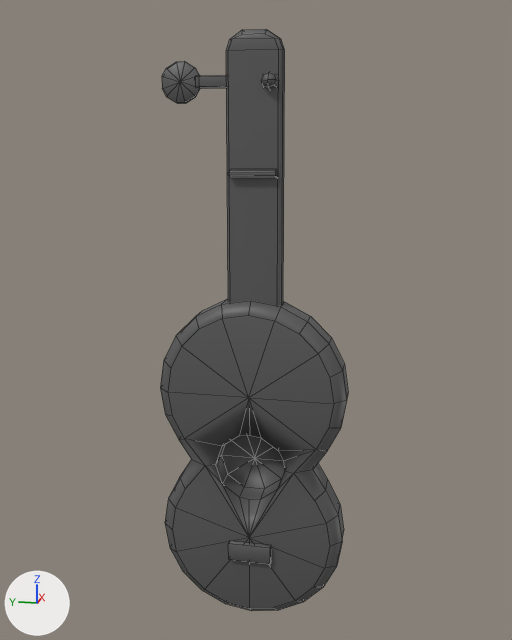
The FBX model VANHASSEL_CLARA/MESHES/SM_guitare.fbx: old version first, new version second.
Camera for both pictures: a camera (50 mm lens) standing at (-1.201, -0.245, 0.349) and looking at (0.011, -0.003, 0.046). Every picture has the same lights, and +X, +Y and +Z are marked at lower left. Mesh edges are drawn as thin lines. Where no turn or scale is listed for an object, it has been applied to the vertices. Vertices at the same position are counted once.

Objects in the first picture: 'SM_guitare'.
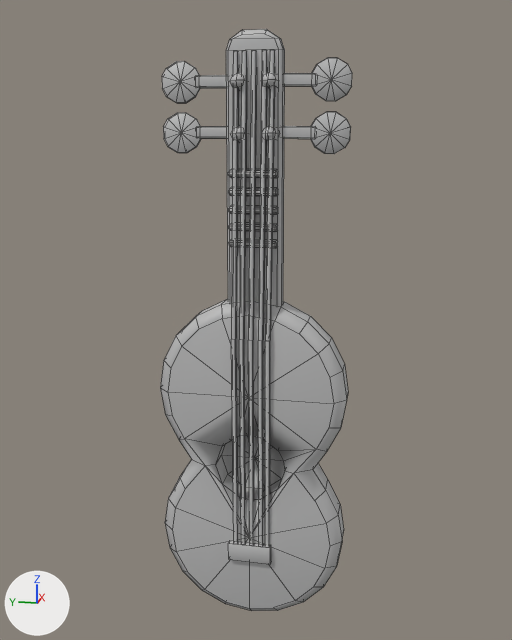
The newer file is also turned or shifted as a whole; pictures and numbers use the older file's frame.

Where the change shows, as pixel boxes (x1, y1, x2, y2) in the pictures (512 x 640 px):
'SM_guitare', reshaped: before (160, 29, 348, 611); after (160, 29, 352, 611)
part 1 of me_mesh, added: after (311, 58, 352, 101)
part 2 of me_mesh, added: after (283, 73, 315, 86)
part 3 of me_mesh, added: after (163, 113, 201, 153)
part 4 of me_mesh, added: after (197, 126, 227, 139)
part 5 of me_mesh, added: after (311, 112, 351, 154)
part 6 of me_mesh, added: after (283, 126, 314, 139)
part 7 of me_mesh, added: after (229, 187, 278, 196)
part 8 of me_mesh, added: after (230, 72, 247, 90)
part 9 of me_mesh, added: after (230, 125, 248, 142)
part 10 of me_mesh, added: after (229, 239, 278, 248)
part 11 of me_mesh, added: after (229, 223, 278, 232)
part 12 of me_mesh, added: after (261, 125, 279, 141)
part 13 of me_mesh, added: after (229, 205, 278, 215)
part 14 of me_mesh, added: after (231, 50, 275, 546)
part 15 of me_mesh, recoloured: (160, 61, 348, 611) in both

What changed in the scene script:
```text
Add mat_texture:
    mat_texture = principled_material('TEXTURE')
    mat_texture.base_color = (0.5, 0.5, 0.5)  # grey #bcbcbc
Change me_mesh:
    remove me_mesh.from_pydata(...)  # 284 vertices, 304 faces; spans x -0.047..0.047, y -0.171..0.171, z -0.53..0.53
    add me_mesh.from_pydata(...)  # 625 vertices, 639 faces; spans x -0.049..0.047, y -0.171..0.171, z -0.53..0.53
    me_mesh part 1: the loose piece of 26 vertices spanning x -0.009..0.002, y 0.089..0.154, z 0.418..0.484 is copied, and the copy is turned -178.7 degrees about the x axis through its middle, then moved by (0.0, -0.251, 0.0), in mat_texture (grey #bcbcbc); it spans x -0.009..0.002, y -0.162..-0.097, z 0.419..0.485
    me_mesh part 2: the loose piece of 24 vertices spanning x -0.006..0.003, y 0.015..0.099, z 0.442..0.462 is copied, and the copy is turned -178.7 degrees about the x axis through its middle, then moved by (0.0, -0.121, 0.001), in mat_texture (grey #bcbcbc); it spans x -0.006..0.003, y -0.107..-0.022, z 0.442..0.464
    me_mesh part 3: the loose piece of 26 vertices spanning x -0.009..0.002, y 0.089..0.154, z 0.418..0.484 is copied, and the copy is moved by (0.0, 0.0, -0.081), in mat_texture (grey #bcbcbc); it spans x -0.009..0.002, y 0.089..0.154, z 0.337..0.403
    me_mesh part 4: the loose piece of 24 vertices spanning x -0.006..0.003, y 0.015..0.099, z 0.442..0.462 is copied, and the copy is moved by (0.0, 0.0, -0.081), in mat_texture (grey #bcbcbc); it spans x -0.006..0.003, y 0.015..0.099, z 0.36..0.38
    me_mesh part 5: the loose piece of 26 vertices spanning x -0.009..0.002, y 0.089..0.154, z 0.418..0.484 is copied, and the copy is turned -178.7 degrees about the x axis through its middle, then moved by (0.0, -0.251, -0.082), in mat_texture (grey #bcbcbc); it spans x -0.009..0.002, y -0.162..-0.097, z 0.336..0.402
    me_mesh part 6: the loose piece of 24 vertices spanning x -0.006..0.003, y 0.015..0.099, z 0.442..0.462 is copied, and the copy is turned -178.7 degrees about the x axis through its middle, then moved by (0.0, -0.121, -0.081), in mat_texture (grey #bcbcbc); it spans x -0.006..0.003, y -0.107..-0.023, z 0.359..0.381
    me_mesh part 7: the loose piece of 20 vertices spanning x -0.027..-0.014, y -0.046..0.037, z 0.296..0.311 is copied, and the copy is moved by (0.0, 0.0, -0.03), in mat_texture (grey #bcbcbc); it spans x -0.027..-0.014, y -0.046..0.037, z 0.267..0.281
    me_mesh part 8: the loose piece of 17 vertices spanning x -0.034..-0.009, y -0.047..-0.015, z 0.436..0.465 is copied, and the copy is moved by (0.0, 0.051, 0.0), in mat_texture (grey #bcbcbc); it spans x -0.034..-0.009, y 0.005..0.036, z 0.436..0.465
    me_mesh part 9: the loose piece of 17 vertices spanning x -0.034..-0.009, y -0.047..-0.015, z 0.436..0.465 is copied, and the copy is moved by (0.0, 0.051, -0.083), in mat_texture (grey #bcbcbc); it spans x -0.034..-0.009, y 0.005..0.036, z 0.353..0.383
    me_mesh part 10: the loose piece of 20 vertices spanning x -0.027..-0.014, y -0.046..0.037, z 0.296..0.311 is copied, and the copy is moved by (0.0, 0.0, -0.117), in mat_texture (grey #bcbcbc); it spans x -0.027..-0.014, y -0.046..0.037, z 0.179..0.194
    me_mesh part 11: the loose piece of 20 vertices spanning x -0.027..-0.014, y -0.046..0.037, z 0.296..0.311 is copied, and the copy is moved by (0.0, 0.0, -0.089), in mat_texture (grey #bcbcbc); it spans x -0.027..-0.014, y -0.046..0.037, z 0.207..0.221
    me_mesh part 12: the loose piece of 17 vertices spanning x -0.034..-0.009, y -0.047..-0.015, z 0.436..0.465 is copied, and the copy is moved by (0.0, -0.001, -0.083), in mat_texture (grey #bcbcbc); it spans x -0.034..-0.009, y -0.047..-0.016, z 0.353..0.383
    me_mesh part 13: the loose piece of 20 vertices spanning x -0.027..-0.014, y -0.046..0.037, z 0.296..0.311 is copied, and the copy is moved by (0.0, 0.0, -0.06), in mat_texture (grey #bcbcbc); it spans x -0.027..-0.014, y -0.046..0.037, z 0.236..0.25
    me_mesh part 14: 60 vertices added at x -0.049..-0.011, y -0.039..0.029, z -0.373..0.496
    me_mesh part 15: 304 faces spanning x -0.047..0.047, y -0.171..0.171, z -0.53..0.53 switch from mat_lambert3 (dark grey #5a5a5a) to mat_texture (grey #bcbcbc)
```
